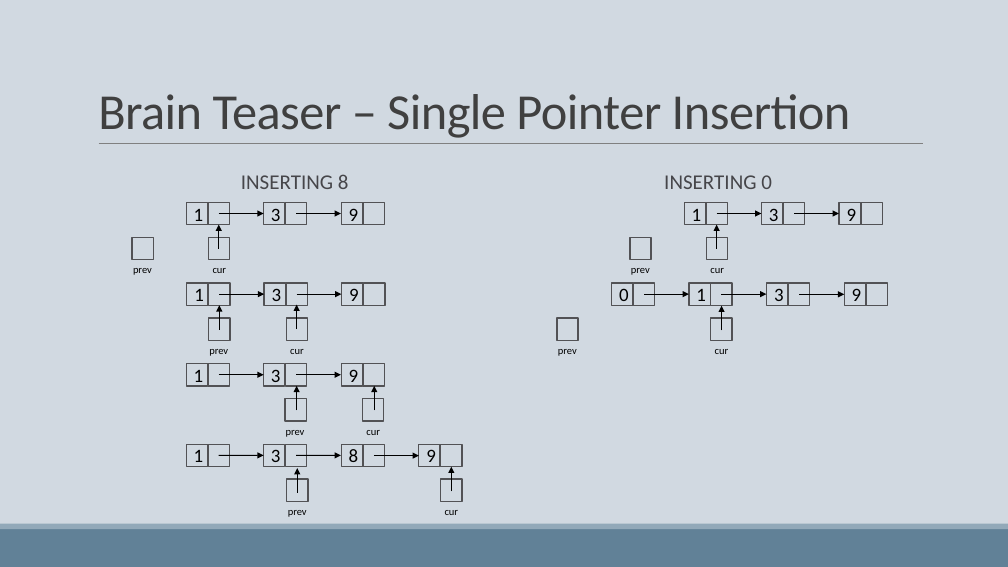
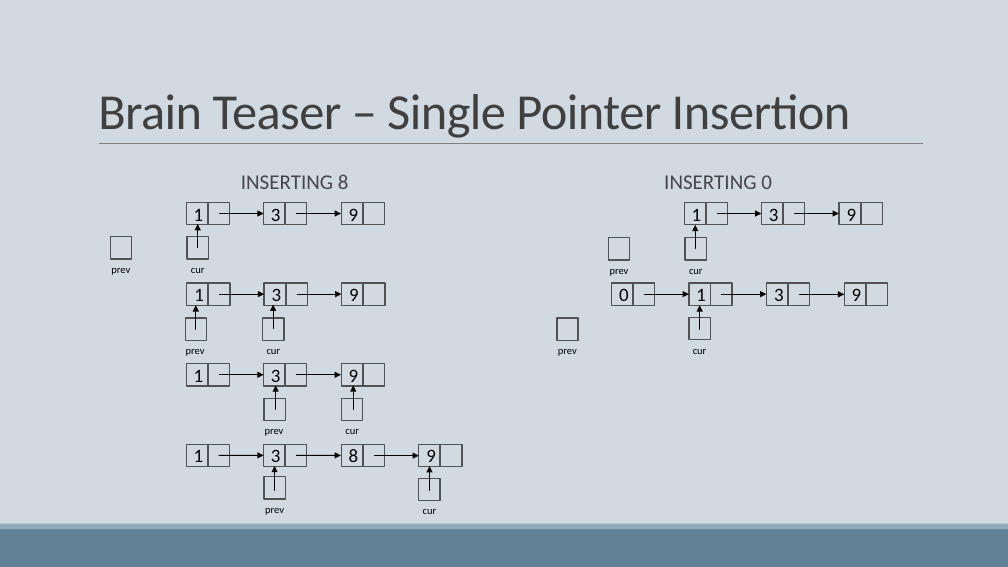
Before and after one commit to zwong15-2/ece220_comp, a slide deck: slide 3 of lab7/lecture/lab7.pptx. Drawn at 1008x567 pixels with LibreOffice and Linux fonts; fonts in the diff are those of the drawing. Boxes give left, top, right and bottom in pixels: in the first picture for what was removed or moved away, otherwise in the second. Text is boxed around its words. In the diff, an @@ line names an element or a change of style, - is before the commit and + after.

```diff
--- a/lab7/lecture/lab7.pptx
+++ b/lab7/lecture/lab7.pptx
@@ 8 texts, 8 rectangles, 6 arrows: place and size @@
-8 texts, 8 rectangles, 6 arrows at <box>132,225,732,515</box>
+8 texts, 8 rectangles, 6 arrows at <box>110,224,710,514</box>
@@ 3 texts, 3 rectangles, 3 arrows: place and size @@
-3 texts, 3 rectangles, 3 arrows at <box>209,305,308,517</box>
+3 texts, 3 rectangles, 3 arrows at <box>185,305,285,515</box>
```
Also in this commit, not shown: 1 slide added, 1 other file.
